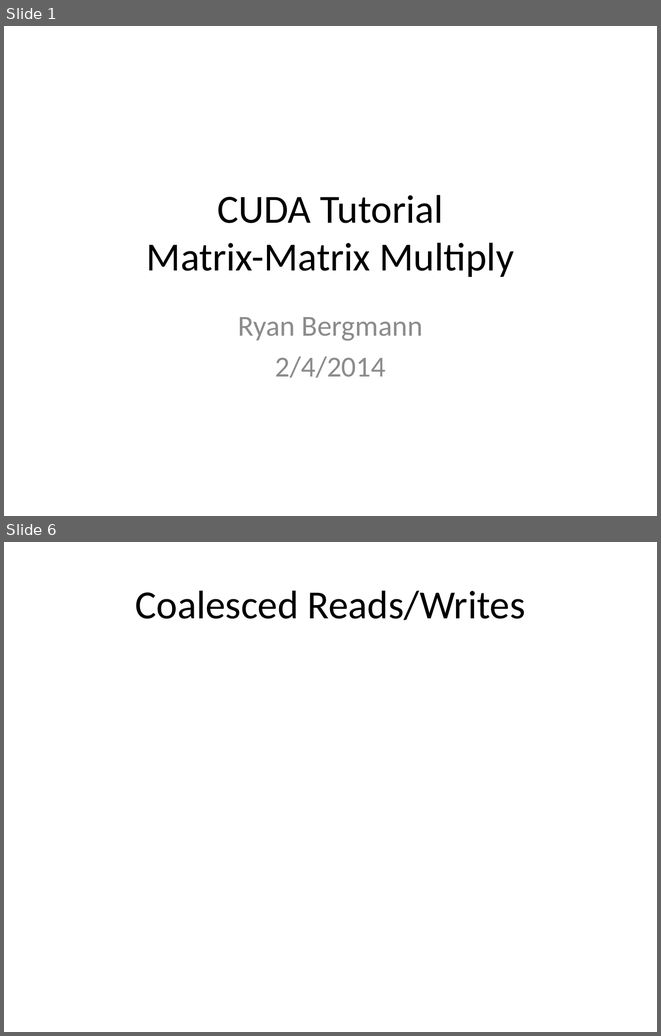
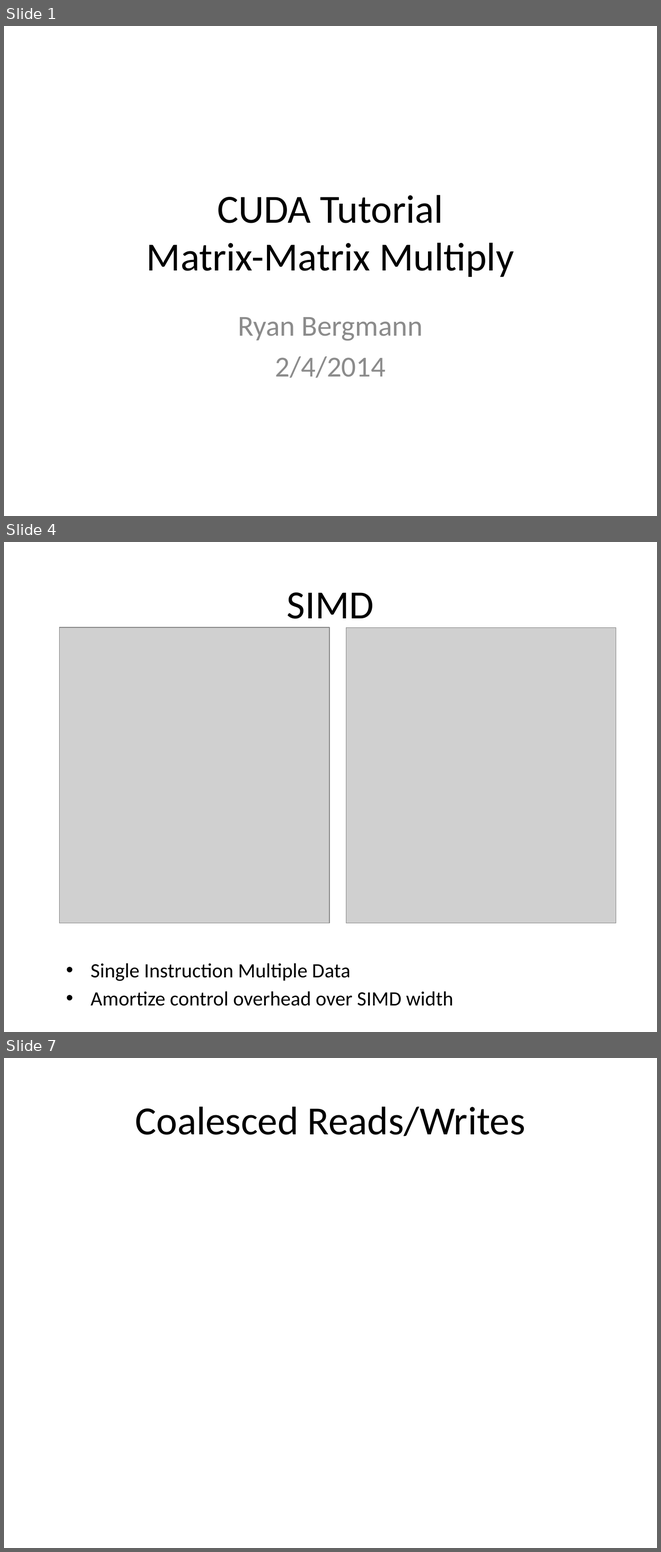
Before and after one commit to sellitforcache/cuda_tut, a slide deck: cuda_tut.pptx. Shown one above the other, each under a label of ours: slides 1 and 6 before the commit, slides 1, 4 and 7 after it; the slides between them are not shown. The pictures are 661x1036 and 661x1552 pixels, drawn with LibreOffice and Linux fonts; fonts in the diff are those of the drawing; grey boxes stand for pictures. Boxes give left, top, right and bottom in pixels: in the first picture for what was removed or moved away, otherwise in the second. Text is boxed around its words. In the diff, an @@ line names an element or a change of style, - is before the commit and + after.

```diff
--- a/cuda_tut.pptx
+++ b/cuda_tut.pptx
@@ slide 4 added at <box>4,542,657,1032</box>, background #FFFFFF @@
@@ title added at <box>287,592,374,627</box>, 44 pt, text #000000 @@
+SIMD
@@ picture added at <box>60,627,329,923</box> @@
@@ picture added at <box>346,627,616,923</box> @@
@@ text added at <box>90,963,453,1006</box>, 22.4 pt, text #000000 @@
+• Single Instruction Multiple Data
+• Amortize control overhead over SIMD width
@@ what was slide 6 is now slide 7 @@
```
Also in this commit, not shown: 6 slides changed, 2 other slides added, 1 slide removed.
